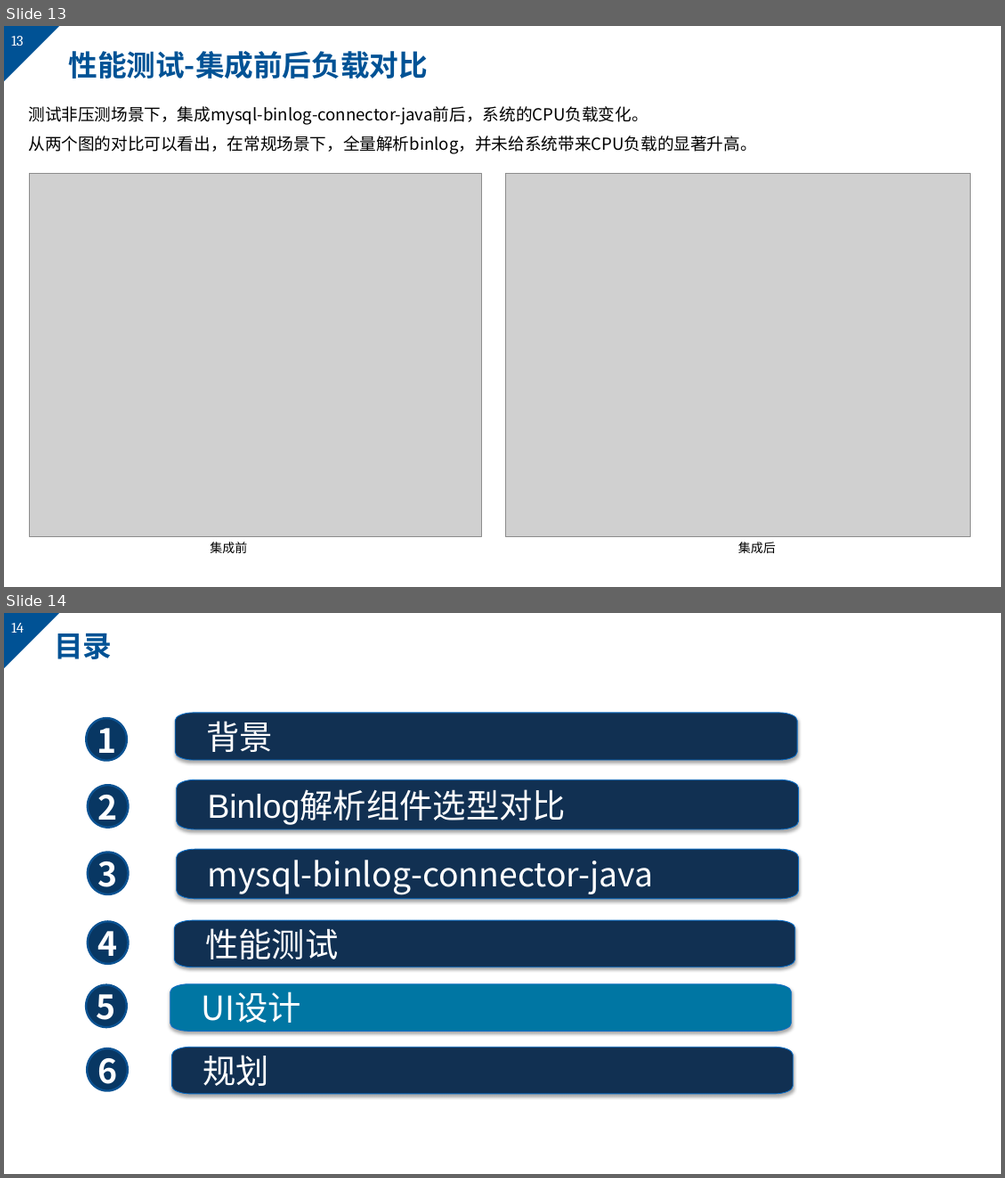
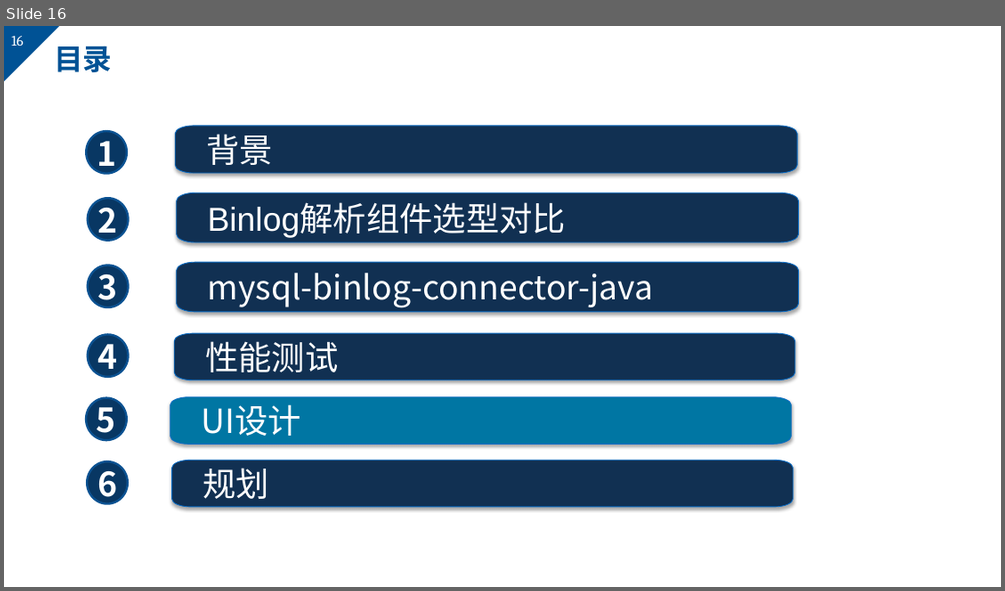
Before and after one commit to markMe1024/coding, a slide deck: MySQL/binlog/后端与UI的webscoket事件机制.pptx. Shown one above the other, each under a label of ours: slides 13 and 14 before the commit, slide 16 after it. The pictures are 1005x1178 and 1005x591 pixels, drawn with LibreOffice and Linux fonts; fonts in the diff are those of the drawing; grey boxes stand for pictures; background and template pictures are left out. Boxes give left, top, right and bottom in pixels: in the first picture for what was removed or moved away, otherwise in the second. Text is boxed around its words. In the diff, an @@ line names an element or a change of style, - is before the commit and + after.

```diff
--- a/MySQL/binlog/后端与UI的webscoket事件机制.pptx
+++ b/MySQL/binlog/后端与UI的webscoket事件机制.pptx
@@ slide 13 removed at box(4, 26, 1001, 587), background #FFFFFF; not listed: 2 template elements that a slide beside it also shows @@
@@ title removed at box(68, 51, 428, 79) @@
-性能测试-集成前后负载对比
@@ text removed at box(28, 106, 756, 154) @@
-测试非压测场景下，集成mysql-binlog-connector-java前后，系统的CPU负载变化。
-从两个图的对比可以看出，在常规场景下，全量解析binlog，并未给系统带来CPU负载的显著升高。
@@ picture removed at box(30, 174, 481, 536) @@
@@ picture removed at box(506, 174, 971, 536) @@
@@ text removed at box(210, 541, 247, 553) @@
-集成前
@@ text removed at box(738, 541, 776, 553) @@
-集成后
@@ what was slide 14 is now slide 16 @@
@@ page number at box(11, 36, 24, 46): text changed @@
-14
+16
```
Also in this commit, not shown: 2 slides changed, 3 slides added, 1 other slide removed, 1 other file.
